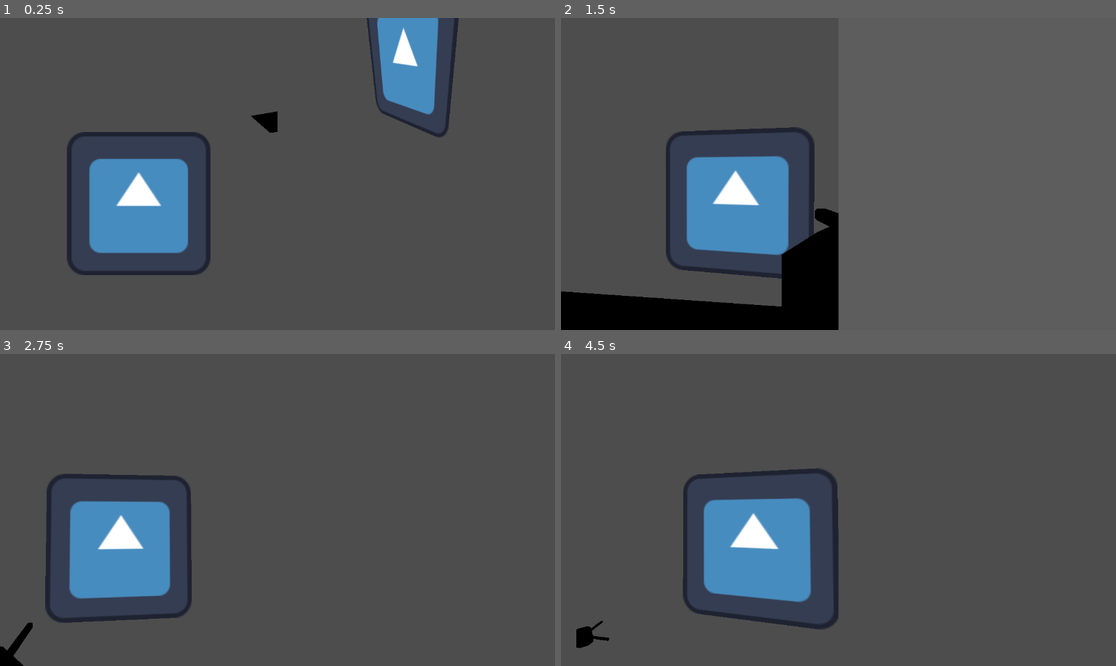
Above: before the commit, frames 1-4 (two rows, left to right).
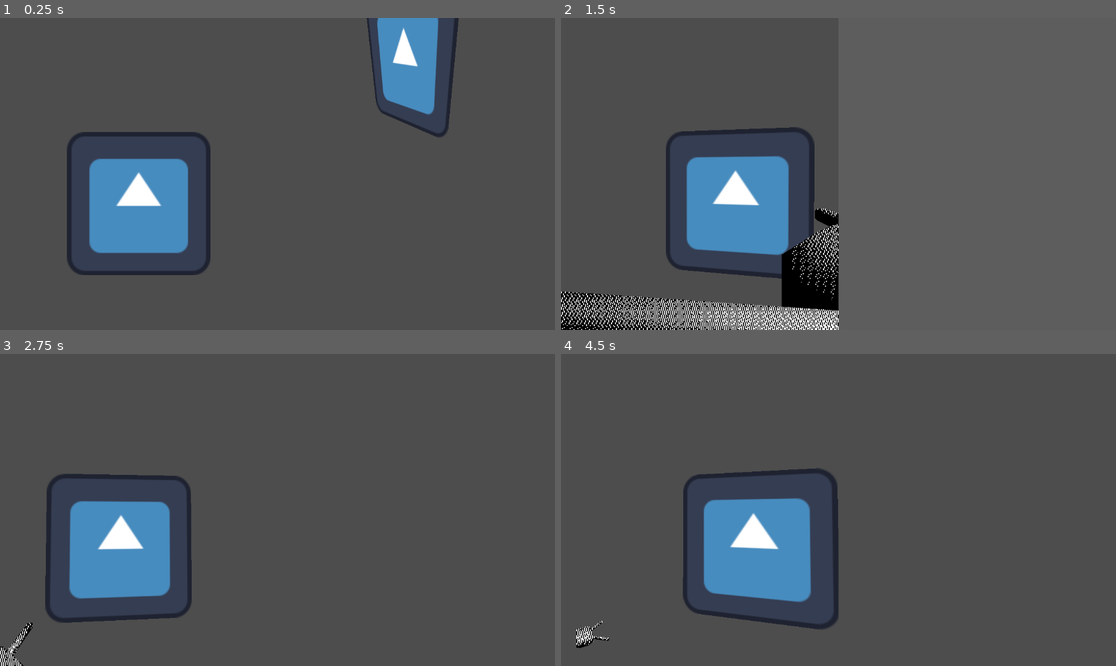
Above: after the commit, the same moments.

Repository: Just-a-Bee/bigfoot
Game: Godot game, scene res://main.tscn
The game is run twice, just before and just after one commit, with the same random seed, the same clock (stepped at 60 frames per second) and the same inputs. The engine's default icon, where the game draws it, is replaced by a stand-in: a white triangle on a blue panel in a dark square.
Inputs (mouse positions are in pixels of both pictures, inside the frame that each line leads up to):
- Up to frame 1 (0.25 s): no input
- Up to frame 2 (1.5 s): move the mouse to (866, 174) at 0.52 s; hold Space (drone_picture) 0.53-1.28 s; hold W (drone_forward) from 0.53 s (still down); click (866, 174) at 0.67 s; move the mouse to (810, 174) at 1.27 s; click (810, 174) at 1.35 s
- Up to frame 3 (2.75 s): keep holding W (drone_forward); move the mouse to (288, 503) at 2.02 s; hold Space (drone_picture) from 2.03 s (still down)
- Up to frame 4 (4.5 s): keep holding W (drone_forward); move the mouse to (832, 516) at 2.77 s; release Space (drone_picture) at 2.78 s; click (832, 516) at 2.85 s; move the mouse to (877, 513) at 3.52 s; hold Space (drone_picture) 3.53-4.28 s; move the mouse to (794, 506) at 4.27 s; click (794, 506) at 4.35 s

The runs differ from the first frame. In frame 1, 0.2% of the frame differs, in the area x 45-51%, y 29-37%; in frame 2, 3.4%, in the area x 0-51%, y 61-100%; in frame 3, 0.2%; in frame 4, 0.1%.

Commit message:
fix drone material settings

Diff:
--- a/3d/materials/drone-body.tres
+++ b/3d/materials/drone-body.tres
@@ -1,3 +1,17 @@
-[gd_resource type="ShaderMaterial" format=3 uid="uid://d0fbotmpstljf"]
+[gd_resource type="ShaderMaterial" load_steps=3 format=3 uid="uid://d0fbotmpstljf"]
+
+[ext_resource type="Shader" path="res://dithering-shader-resources/alpha-dither.gdshader" id="1_ay0ay"]
+[ext_resource type="Texture2D" uid="uid://qmjtyc501ivv" path="res://dithering-shader-resources/ditherpattern5.png" id="2_i2okf"]
 
 [resource]
+render_priority = 0
+shader = ExtResource("1_ay0ay")
+shader_parameter/col_dither_scale = 2.0
+shader_parameter/alpha_dither_scale = null
+shader_parameter/shadow_col = Color(0, 0, 0, 1)
+shader_parameter/base_col = Color(1, 1, 1, 1)
+shader_parameter/highlight_col = null
+shader_parameter/shadow_thresh = 0.1
+shader_parameter/highlight_thresh = null
+shader_parameter/light_dir = Vector3(0.5, 1, 0.3)
+shader_parameter/dither_texture = ExtResource("2_i2okf")
--- a/3d/materials/drone-propeller.tres
+++ b/3d/materials/drone-propeller.tres
@@ -1,3 +1,20 @@
-[gd_resource type="ShaderMaterial" format=3 uid="uid://dl8stxjn0gwsl"]
+[gd_resource type="ShaderMaterial" load_steps=4 format=3 uid="uid://dl8stxjn0gwsl"]
+
+[ext_resource type="Shader" path="res://dithering-shader-resources/alpha-dither.gdshader" id="1_00ghw"]
+[ext_resource type="Texture2D" uid="uid://cj8erkls50xaa" path="res://3d/textures/drone_drone prop tex.png" id="2_3rjey"]
+[ext_resource type="Texture2D" uid="uid://qmjtyc501ivv" path="res://dithering-shader-resources/ditherpattern5.png" id="3_7l83w"]
 
 [resource]
+render_priority = 0
+shader = ExtResource("1_00ghw")
+shader_parameter/col_dither_scale = 1.0
+shader_parameter/alpha_dither_scale = 1.0
+shader_parameter/shadow_col = null
+shader_parameter/base_col = Color(0, 0, 0, 1)
+shader_parameter/highlight_col = null
+shader_parameter/shadow_thresh = 0.5
+shader_parameter/highlight_thresh = null
+shader_parameter/light_dir = null
+shader_parameter/dither_texture = ExtResource("3_7l83w")
+shader_parameter/alpha_map = ExtResource("2_3rjey")
+shader_parameter/col_map = ExtResource("2_3rjey")
--- a/dithering-shader-resources/alpha-dither.gdshader
+++ b/dithering-shader-resources/alpha-dither.gdshader
@@ -57,7 +57,7 @@
 
 
 
-	float lum = dot(NORMAL, normalize(light_dir));
+	float lum = .5*(1.0+dot(NORMAL, normalize(light_dir)));
 	lum -= col_weight;
 
 
@@ -68,9 +68,14 @@
 
 
 	//ALBEDO = vec3(alpha_weight,alpha_weight,alpha_weight);
+	//ALBEDO = vec3(lum,lum,lum);
 
 	//COLOR.a = weight;
 	//COLOR.xy = ;
 
+	//float n = dither(FRAGCOORD.xy,2);
+
+	//ALBEDO = vec3(n,n,n);
+
 
 }
